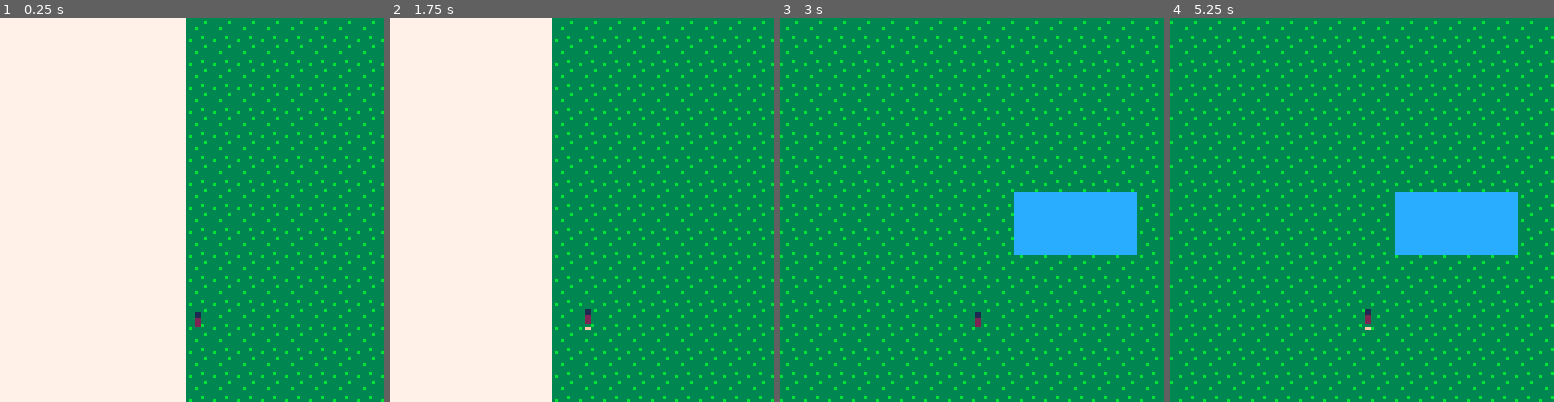
Above: before the commit, frames 1-4 (left to right).
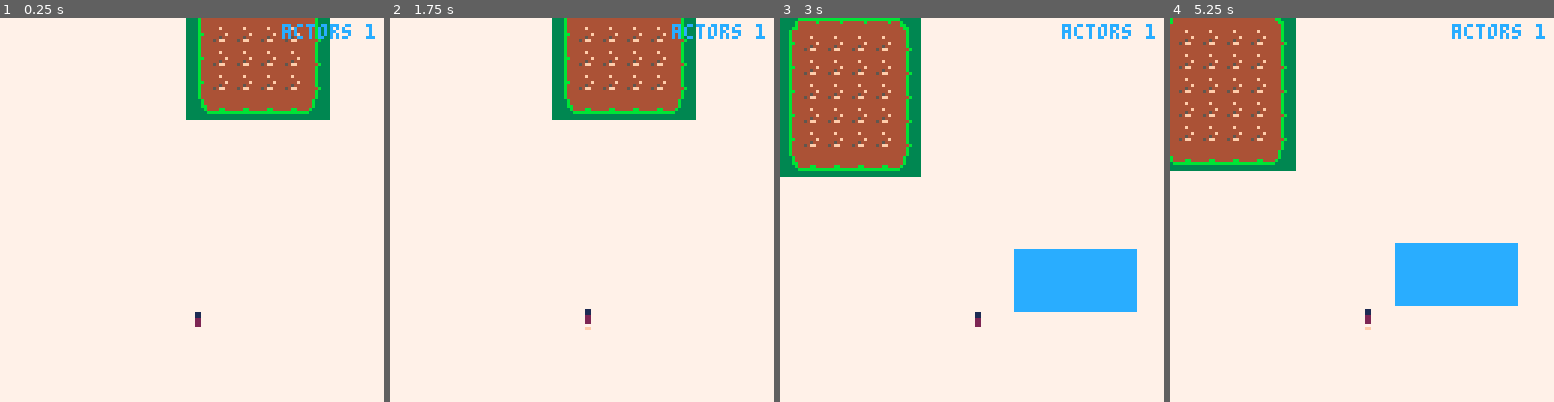
Above: after the commit, the same moments.

Repository: matthiasbruns/pico-8
Game: PICO-8 cartridge getting_started.p8
Same seed, same stepped clock (60 frames per second), same inputs: the game is played once before the commit and once after it.
Inputs:
- Up to frame 1 (0.25 s): no input
- Up to frame 2 (1.75 s): hold Right from 1.6 s (still down)
- Up to frame 3 (3 s): release Right at 2.1 s; hold Up 2.15-2.42 s; hold Right from 2.47 s (still down)
- Up to frame 4 (5.25 s): release Right at 3.03 s; hold Left 3.08-3.58 s; hold Down 3.63-3.97 s; hold Right 4.02-4.68 s; hold Up 4.73-5.03 s; hold Left from 5.08 s (still down)

The runs differ from the first frame. In frame 1, 49% of the frame differs, in the area x 48-100%, y 0-100%; in frame 2, 56%; in frame 3, 97%; in frame 4, 97%, in the area x 0-100%, y 0-100%.

Commit message:
added terrain and camera

Diff:
--- a/getting_started.p8
+++ b/getting_started.p8
@@ -2,7 +2,7 @@
 version 8
 __lua__
 function debug(x,y)
- print(dbg,x,y)
+ print(dbg,cam.x + x,cam.y + y)
 end
 
 ---start--------------
@@ -28,17 +26,25 @@
   or actor.vx > 0 and actor.dirx < 0 then
   actor.dirx = actor.vx
  end
+ if actor.vy < 0 and actor.diry > 0
+  or actor.vy > 0 and actor.diry < 0 then
+  actor.diry = actor.vy
+ end
 
  -- only update every 8th frame
  if t % 8 == 0 then
  -- which sprite to render?
-  if abs(actor.vx) < 0.1 then
+  if abs(actor.vx) < 0.1 and abs(actor.vy) < 0.1 then
    -- idle
    actor.frame = actor.spr_index
   else
-    actor.frame = actor.spr_index + ((actor.frame) % actor.frames)
+   actor.frame = actor.spr_index + ((actor.frame) % actor.frames)
   end
  end
+
+ -- ease out
+ actor.vx *= 0.7
+ actor.vy *= 0.7
 end
 
 -- rendered the actor in the draw event
@@ -54,6 +60,7 @@
  actor.vx=0
  actor.vy=0
  actor.dirx=0
+ actor.diry=0
  actor.spd=1
  actor.spr_index=1
  actor.frame=1
@@ -63,7 +70,14 @@
 end
 -- actors
 ---end----------------
-
+-- test if a point is solid
+function solid (x, y)
+  if (x < 0 or x >= 128 ) then
+    return true end
+
+  val = mget(x, y)
+  return fget(val, 0)
+end
 ---start--------------
 -- physics
 
@@ -95,18 +109,22 @@
  t += 1
  dbg = "actors "..#actors
  local vx = actors[1].vx
+ local vy = actors[1].vy
 
  if btn(0) then
   vx = -actors[1].spd
  elseif btn(1) then
   vx = actors[1].spd
- else
-  vx *= 0.7
+ end
+ if btn(2) then
+  vy = -actors[1].spd
+ elseif btn(3) then
+  vy = actors[1].spd
  end
 
  local	actor = actors[1]
  actor.vx = vx
- actor.vy = 0
+ actor.vy = vy
 
  foreach(actors, actor_update)
  cam_update()
@@ -243,167 +261,167 @@
 
 __gff__
 0000000000000000000000000000000000000000000000000000000000000000000000000000000000000000000000000000000000000000000000000000000000000000000000000000000000000000000000000000000000000000000000000000000000000000000000000000000000000000000000000000000000000000
-0000000000000000000000000000000000000000000000000000000000000000000000000000000000000000000000000000000000000000000000000000000000000000000000000000000000000000000000000000000000000000000000000000000000000000000000000000000000000000000000000000000000000000
+0000000000000000000000000000000000000000000000000000000000000000000000000000000000000000000000000000000000000000000000000000000000000000000000000000000000000000000000000000000000000000000000000000000000000000000000000000000000000000000000000000000000000001
 __map__
-3e3e3e3e3e3e3e3e3e3e3e3e3e3e3e3e3e3e3e3e3e3e3e3e3e3e3e3e3e3e3e3e3e3e3e3e3e00000000000000000000000000000000000000000000000000000000000000000000000000000000000000000000000000000000000000000000000000000000000000000000000000000000000000000000000000000000000000
-3e3e3e3e3e3e3e3e3e3e3e3e3e3e3e3e3e3e3e3e3e3e3e3e3e3e3e3e3e3e3e3e3e3e3e3e3e00000000000000000000000000000000000000000000000000000000000000000000000000000000000000000000000000000000000000000000000000000000000000000000000000000000000000000000000000000000000000
-3e3e3e3e3e3e3e3e3e3e3e3e3e3e3e3e3e3e3e3e3e3e3e3e3e3e3e3e3e3e3e3e3e3e3e3e3e00000000000000000000000000000000000000000000000000000000000000000000000000000000000000000000000000000000000000000000000000000000000000000000000000000000000000000000000000000000000000
-3e3e3e3e3e3e3e3e3e3e3e3e3e3e3e3e3e3e3e3e3e3e3e3e3e3e3e3e3e3e3e3e3e3e3e3e3e00000000000000000000000000000000000000000000000000000000000000000000000000000000000000000000000000000000000000000000000000000000000000000000000000000000000000000000000000000000000000
-3e3e3e3e3e3e3e3e3e3e3e3e3e3e3e3e3e3e3e3e3e3e3e3e3e3e3e3e3e3e3e3e3e3e3e3e3e00000000000000000000000000000000000000000000000000000000000000000000000000000000000000000000000000000000000000000000000000000000000000000000000000000000000000000000000000000000000000
-3e3e3e3e3e3e3e3e3e3e3e3e3e3e3e3e3e3e3e3e3e3e3e3e3e3e3e3e3e3e3e3e3e3e3e3e3e00000000000000000000000000000000000000000000000000000000000000000000000000000000000000000000000000000000000000000000000000000000000000000000000000000000000000000000000000000000000000
-3e3e3e3e3e3e3e3e3e3e3e3e3e3e3e3e3e3e3e3e3e3e3e3e3e3e3e3e3e3e3e3e3e3e3e3e3e00000000000000000000000000000000000000000000000000000000000000000000000000000000000000000000000000000000000000000000000000000000000000000000000000000000000000000000000000000000000000
-3e3e3e3e3e3e3e3e3e3e3e3e3e3e3e3e3e3e3e3e3e3e3e3e3e3e3e3e3e3e3e3e3e3e3e3e3e00000000000000000000000000000000000000000000000000000000000000000000000000000000000000000000000000000000000000000000000000000000000000000000000000000000000000000000000000000000000000
-3e3e3e3e3e3e3e3e3e3e3e3e3e3e3e3e3e3e3e3e3e3e3e3e3e3e3e3e3e3e3e3e3e3e3e3e3e00000000000000000000000000000000000000000000000000000000000000000000000000000000000000000000000000000000000000000000000000000000000000000000000000000000000000000000000000000000000000
-3e3e3e3e3e3e3e3e3e3e3e3e3e3e3e3e3e3e3e3e3e3e3e3e3e3e3e3e3e3e3e3e3e3e3e3e3e00000000000000000000000000000000000000000000000000000000000000000000000000000000000000000000000000000000000000000000000000000000000000000000000000000000000000000000000000000000000000
-3e3e3e3e3e3e3e3e3e3e3e3e3e3e3e3e3e3e3e3e3e3e3e3e3e3e3e3e3e3e3e3e3e3e3e3e3e00000000000000000000000000000000000000000000000000000000000000000000000000000000000000000000000000000000000000000000000000000000000000000000000000000000000000000000000000000000000000
-3e3e3e3e3e3e3e3e3e3e3e3e3e3e3e3e3e3e3e3e3e3e3e3e3e3e3e3e3e3e3e3e3e3e3e3e3e00000000000000000000000000000000000000000000000000000000000000000000000000000000000000000000000000000000000000000000000000000000000000000000000000000000000000000000000000000000000000
-3e3e3e3e3e3e3e3e3e3e3e3e3e3e3e3e3e3e3e3e3e3e3e3e3e3e3e3e3e3e3e3e3e3e3e3e3e00000000000000000000000000000000000000000000000000000000000000000000000000000000000000000000000000000000000000000000000000000000000000000000000000000000000000000000000000000000000000
-3e3e3e3e3e3e3e3e3e3e3e3e3e3e3e3e3e3e3e3e3e3e3e3e3e3e3e3e3e3e3e3e3e3e3e3e3e00000000000000000000000000000000000000000000000000000000000000000000000000000000000000000000000000000000000000000000000000000000000000000000000000000000000000000000000000000000000000
-3e3e3e3e3e3e3e3e3e3e3e3e3e3e3e3e3e3e3e3e3e3e3e3e3e3e3e3e3e3e3e3e3e3e3e3e3e00000000000000000000000000000000000000000000000000000000000000000000000000000000000000000000000000000000000000000000000000000000000000000000000000000000000000000000000000000000000000
-3e3e3e3e3e3e3e3e3e3e3e3e3e3e3e3e3e3e3e3e3e3e3e3e3e3e3e3e3e3e3e3e3e3e3e3e3e00000000000000000000000000000000000000000000000000000000000000000000000000000000000000000000000000000000000000000000000000000000000000000000000000000000000000000000000000000000000000
-3e3e3e3e3e3e3e3e3e3e3e3e3e3e3e3e3e3e3e3e3e3e3e3e3e3e3e3e3e3e3e3e3e3e3e3e3e00000000000000000000000000000000000000000000000000000000000000000000000000000000000000000000000000000000000000000000000000000000000000000000000000000000000000000000000000000000000000
-3e3e3e3e3e3e3e3e3e3e3e3e3e3e3e3e3e3e3e3e3e3e3e3e3e3e3e3e3e3e3e3e3e3e3e3e3e00000000000000000000000000000000000000000000000000000000000000000000000000000000000000000000000000000000000000000000000000000000000000000000000000000000000000000000000000000000000000
-3e3e3e3e3e3e3e3e3e3e3e3e3e3e3e3e3e3e3e3e3e3e3e3e3e3e3e3e3e3e3e3e3e3e3e3e3e00000000000000000000000000000000000000000000000000000000000000000000000000000000000000000000000000000000000000000000000000000000000000000000000000000000000000000000000000000000000000
-3e3e3e3e3e3e3e3e3e3e3e3e3e3e3e3e3e3e3e3e3e3e3e3e3e3e3e3e3e3e3e3e3e3e3e3e3e00000000000000000000000000000000000000000000000000000000000000000000000000000000000000000000000000000000000000000000000000000000000000000000000000000000000000000000000000000000000000
-3e3e3e3e3e3e3e3e3e3e3e3e3e3e3e3e3e3e3e3e3e3e3e3e3e3e3e3e3e3e3e3e3e3e3e3e3e00000000000000000000000000000000000000000000000000000000000000000000000000000000000000000000000000000000000000000000000000000000000000000000000000000000000000000000000000000000000000
-0000000000000000000000000000000000000000000000000000000000000000000000000000000000000000000000000000000000000000000000000000000000000000000000000000000000000000000000000000000000000000000000000000000000000000000000000000000000000000000000000000000000000000
-0000000000000000000000000000000000000000000000000000000000000000000000000000000000000000000000000000000000000000000000000000000000000000000000000000000000000000000000000000000000000000000000000000000000000000000000000000000000000000000000000000000000000000
-0000000000000000000000000000000000000000000000000000000000000000000000000000000000000000000000000000000000000000000000000000000000000000000000000000000000000000000000000000000000000000000000000000000000000000000000000000000000000000000000000000000000000000
-0000000000000000000000000000000000000000000000000000000000000000000000000000000000000000000000000000000000000000000000000000000000000000000000000000000000000000000000000000000000000000000000000000000000000000000000000000000000000000000000000000000000000000
-0000000000000000000000000000000000000000000000000000000000000000000000000000000000000000000000000000000000000000000000000000000000000000000000000000000000000000000000000000000000000000000000000000000000000000000000000000000000000000000000000000000000000000
-0000000000000000000000000000000000000000000000000000000000000000000000000000000000000000000000000000000000000000000000000000000000000000000000000000000000000000000000000000000000000000000000000000000000000000000000000000000000000000000000000000000000000000
-0000000000000000000000000000000000000000000000000000000000000000000000000000000000000000000000000000000000000000000000000000000000000000000000000000000000000000000000000000000000000000000000000000000000000000000000000000000000000000000000000000000000000000
-0000000000000000000000000000000000000000000000000000000000000000000000000000000000000000000000000000000000000000000000000000000000000000000000000000000000000000000000000000000000000000000000000000000000000000000000000000000000000000000000000000000000000000
-0000000000000000000000000000000000000000000000000000000000000000000000000000000000000000000000000000000000000000000000000000000000000000000000000000000000000000000000000000000000000000000000000000000000000000000000000000000000000000000000000000000000000000
-0000000000000000000000000000000000000000000000000000000000000000000000000000000000000000000000000000000000000000000000000000000000000000000000000000000000000000000000000000000000000000000000000000000000000000000000000000000000000000000000000000000000000000
-0000000000000000000000000000000000000000000000000000000000000000000000000000000000000000000000000000000000000000000000000000000000000000000000000000000000000000000000000000000000000000000000000000000000000000000000000000000000000000000000000000000000000000
-…(130 lines of a section not shown)…
+dbdcdcdcdcdd3e3e3e3e3e3e3e3e3e3e3e3e3e3e3e3e3e3e3e3e3e3e3e3e3e3e3e3e3e3e3e00000000000000000000000000000000000000000000000000000000000000000000000000000000000000000000000000000000000000000000000000000000000000000000000000000000000000000000000000000000000000
+ebececececed3e3e3e3e3e3e3e3e3e3e3e3e3e3e3e3e3e3e3e3e3e3e3e3e3e3e3e3e3e3e3e00000000000000000000000000000000000000000000000000000000000000000000000000000000000000000000000000000000000000000000000000000000000000000000000000000000000000000000000000000000000000
+ebececececedd93e3e3e3e3e3e3e3e3e3e3e3e3e3e3e3e3e3e3e3e3e3e3e3e3e3e3e3e3e3e00000000000000000000000000000000000000000000000000000000000000000000000000000000000000000000000000000000000000000000000000000000000000000000000000000000000000000000000000000000000000
+ebececececedd93e3e3e3e3e3e3e3e3e3e3e3e3e3e3e3e3e3e3e3e3e3e3e3e3e3e3e3e3e3e00000000000000000000000000000000000000000000000000000000000000000000000000000000000000000000000000000000000000000000000000000000000000000000000000000000000000000000000000000000000000
+ebececececedd93e3e3e3e3e3e3e3e3e3e3e3e3e3e3e3e3e3e3e3e3e3e3e3e3e3e3e3e3e3e00000000000000000000000000000000000000000000000000000000000000000000000000000000000000000000000000000000000000000000000000000000000000000000000000000000000000000000000000000000000000
+ebececececedd93e3e3e3e3e3e3e3e3e3e3e3e3e3e3e3e3e3e3e3e3e3e3e3e3e3e3e3e3e3e00000000000000000000000000000000000000000000000000000000000000000000000000000000000000000000000000000000000000000000000000000000000000000000000000000000000000000000000000000000000000
+fbfcfcfcfcfd3e3e3e3e3e3e3e3e3e3e3e3e3e3e3e3e3e3e3e3e3e3e3e3e3e3e3e3e3e3e3e00000000000000000000000000000000000000000000000000000000000000000000000000000000000000000000000000000000000000000000000000000000000000000000000000000000000000000000000000000000000000
+3e3e3e3e3e3e3e3e3e3e3e3e3e3e3e3e3e3e3e3e3e3e3e3e3e3e3e3e3e3e3e3e3e3e3e3e3e00000000000000000000000000000000000000000000000000000000000000000000000000000000000000000000000000000000000000000000000000000000000000000000000000000000000000000000000000000000000000
+3e3e3e3e3e3e3e3e3e3e3e3e3e3e3e3e3e3e3e3e3e3e3e3e3e3e3e3e3e3e3e3e3e3e3e3e3e00000000000000000000000000000000000000000000000000000000000000000000000000000000000000000000000000000000000000000000000000000000000000000000000000000000000000000000000000000000000000
+3e3e3e3e3e3e3e3e3e3e3e3e3e3e3e3e3e3e3e3e3e3e3e3e3e3e3e3e3e3e3e3e3e3e3e3e3e00000000000000000000000000000000000000000000000000000000000000000000000000000000000000000000000000000000000000000000000000000000000000000000000000000000000000000000000000000000000000
+3e3e3e3e3e3e3e3e3e3e3e3e3e3e3e3e3e3e3e3e3e3e3e3e3e3e3e3e3e3e3e3e3e3e3e3e3e00000000000000000000000000000000000000000000000000000000000000000000000000000000000000000000000000000000000000000000000000000000000000000000000000000000000000000000000000000000000000
+3e3e3e3e3e3e3e3e3e3e3e3e3e3e3e3e3e3e3e3e3e3e3e3e3e3e3e3e3e3e3e3e3e3e3e3e3e00000000000000000000000000000000000000000000000000000000000000000000000000000000000000000000000000000000000000000000000000000000000000000000000000000000000000000000000000000000000000
+3e3e3e3e3e3e3e3e3e3e3e3e3e3e3e3e3e3e3e3e3e3e3e3e3e3e3e3e3e3e3e3e3e3e3e3e3e00000000000000000000000000000000000000000000000000000000000000000000000000000000000000000000000000000000000000000000000000000000000000000000000000000000000000000000000000000000000000
+3e3e3e3e3e3e3e3e3e3e3e3e3e3e3e3e3e3e3e3e3e3e3e3e3e3e3e3e3e3e3e3e3e3e3e3e3e00000000000000000000000000000000000000000000000000000000000000000000000000000000000000000000000000000000000000000000000000000000000000000000000000000000000000000000000000000000000000
+3e3e3e3e3e3e3e3e3e3e3e3e3e3e3e3e3e3e3e3e3e3e3e3e3e3e3e3e3e3e3e3e3e3e3e3e3e00000000000000000000000000000000000000000000000000000000000000000000000000000000000000000000000000000000000000000000000000000000000000000000000000000000000000000000000000000000000000
+3e3e3e3e3e3e3e3e3e3e3e3e3e3e3e3e3e3e3e3e3e3e3e3e3e3e3e3e3e3e3e3e3e3e3e3e3e00000000000000000000000000000000000000000000000000000000000000000000000000000000000000000000000000000000000000000000000000000000000000000000000000000000000000000000000000000000000000
+3e3e3e3e3e3e3e3e3e3e3e3e3e3e3e3e3e3e3e3e3e3e3e3e3e3e3e3e3e3e3e3e3e3e3e3e3e00000000000000000000000000000000000000000000000000000000000000000000000000000000000000000000000000000000000000000000000000000000000000000000000000000000000000000000000000000000000000
+3e3e3e3e3e3e3e3e3e3e3e3e3e3e3e3e3e3e3e3e3e3e3e3e3e3e3e3e3e3e3e3e3e3e3e3e3e00000000000000000000000000000000000000000000000000000000000000000000000000000000000000000000000000000000000000000000000000000000000000000000000000000000000000000000000000000000000000
+3e3e3e3e3e3e3e3e3e3e3e3e3e3e3e3e3e3e3e3e3e3e3e3e3e3e3e3e3e3e3e3e3e3e3e3e3e00000000000000000000000000000000000000000000000000000000000000000000000000000000000000000000000000000000000000000000000000000000000000000000000000000000000000000000000000000000000000
+3e3e3e3e3e3e3e3e3e3e3e3e3e3e3e3e3e3e3e3e3e3e3e3e3e3e3e3e3e3e3e3e3e3e3e3e3e00000000000000000000000000000000000000000000000000000000000000000000000000000000000000000000000000000000000000000000000000000000000000000000000000000000000000000000000000000000000000
+3e3e3e3e3e3e3e3e3e3e3e3e3e3e3e3e3e3e3e3e3e3e3e3e3e3e3e3e3e3e3e3e3e3e3e3e3e00000000000000000000000000000000000000000000000000000000000000000000000000000000000000000000000000000000000000000000000000000000000000000000000000000000000000000000000000000000000000
+0000000000000000000000000000000000000000000000000000000000000000000000000000000000000000000000000000000000000000000000000000000000000000000000000000000000000000000000000000000000000000000000000000000000000000000000000000000000000000000000000000000000000000
+0000000000000000000000000000000000000000000000000000000000000000000000000000000000000000000000000000000000000000000000000000000000000000000000000000000000000000000000000000000000000000000000000000000000000000000000000000000000000000000000000000000000000000
+0000000000000000000000000000000000000000000000000000000000000000000000000000000000000000000000000000000000000000000000000000000000000000000000000000000000000000000000000000000000000000000000000000000000000000000000000000000000000000000000000000000000000000
+0000000000000000000000000000000000000000000000000000000000000000000000000000000000000000000000000000000000000000000000000000000000000000000000000000000000000000000000000000000000000000000000000000000000000000000000000000000000000000000000000000000000000000
+0000000000000000000000000000000000000000000000000000000000000000000000000000000000000000000000000000000000000000000000000000000000000000000000000000000000000000000000000000000000000000000000000000000000000000000000000000000000000000000000000000000000000000
+0000000000000000000000000000000000000000000000000000000000000000000000000000000000000000000000000000000000000000000000000000000000000000000000000000000000000000000000000000000000000000000000000000000000000000000000000000000000000000000000000000000000000000
+0000000000000000000000000000000000000000000000000000000000000000000000000000000000000000000000000000000000000000000000000000000000000000000000000000000000000000000000000000000000000000000000000000000000000000000000000000000000000000000000000000000000000000
+0000000000000000000000000000000000000000000000000000000000000000000000000000000000000000000000000000000000000000000000000000000000000000000000000000000000000000000000000000000000000000000000000000000000000000000000000000000000000000000000000000000000000000
+0000000000000000000000000000000000000000000000000000000000000000000000000000000000000000000000000000000000000000000000000000000000000000000000000000000000000000000000000000000000000000000000000000000000000000000000000000000000000000000000000000000000000000
+0000000000000000000000000000000000000000000000000000000000000000000000000000000000000000000000000000000000000000000000000000000000000000000000000000000000000000000000000000000000000000000000000000000000000000000000000000000000000000000000000000000000000000
+0000000000000000000000000000000000000000000000000000000000000000000000000000000000000000000000000000000000000000000000000000000000000000000000000000000000000000000000000000000000000000000000000000000000000000000000000000000000000000000000000000000000000000
+…(130 lines of a section not shown)…
Not shown, changed: 32 lines of the sprite sheet (__gfx__) section of getting_started.p8
